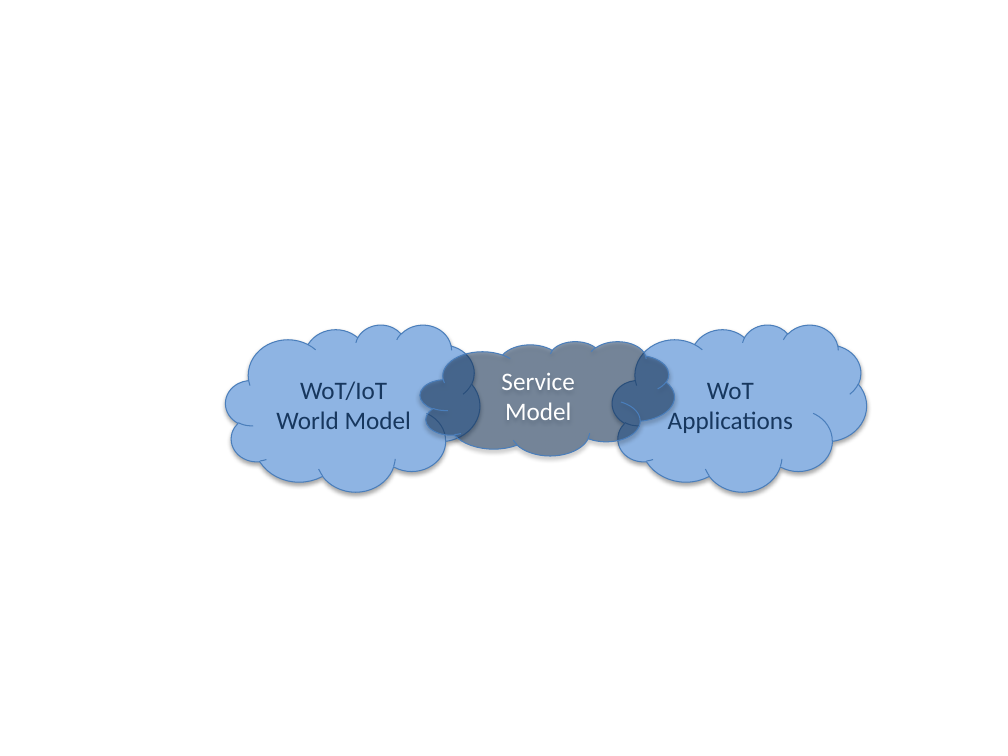
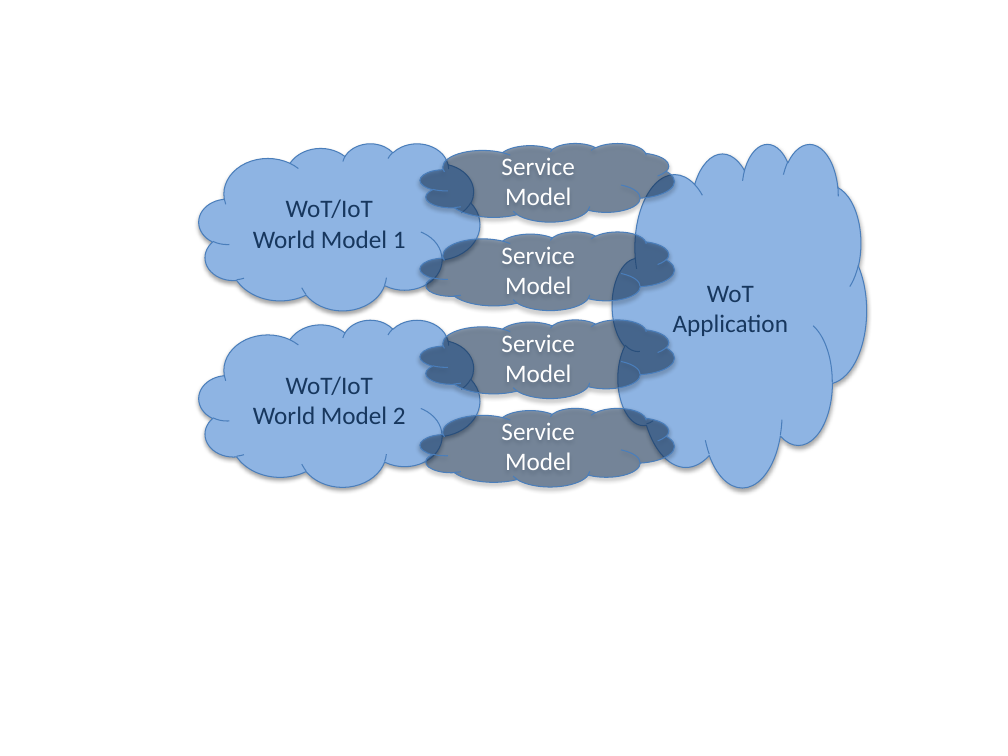
Before and after one commit to dret/lectures, a slide deck: slide 1 of kesw2015/img/wot-service-model.pptx. Drawn at 1008x756 pixels with LibreOffice and Linux fonts; fonts in the diff are those of the drawing. Boxes give left, top, right and bottom in pixels: in the first picture for what was removed or moved away, otherwise in the second. Text is boxed around its words. In the diff, an @@ line names an element or a change of style, - is before the commit and + after.

```diff
--- a/kesw2015/img/wot-service-model.pptx
+++ b/kesw2015/img/wot-service-model.pptx
@@ cloud "WoT/IoT": place and size @@
-cloud "WoT/IoT" at [226,325,480,492]
+cloud "WoT/IoT" at [199,143,480,310]
@@ cloud "Service": place and size @@
-cloud "Service" at [420,342,674,456]
+cloud "Service" at [420,143,674,222]
@@ cloud "WoT": place and size @@
-cloud "WoT" at [612,325,866,492]
+cloud "WoT" at [612,143,866,487]
@@ text in cloud at [253,230,406,248]: text changed @@
-World Model
+World Model 1
@@ cloud added at [420,232,674,310], fill #17375E at 50% opacity, outline #4B7EBC 0.75 pt, 18 pt, text #FFFFFF @@
+Service
+Model
@@ cloud added at [199,320,480,487], fill #8EB4E3, outline #4B7EBC 0.75 pt, 18 pt, text #17375E @@
+WoT/IoT
+World Model 2
@@ cloud added at [420,320,674,398], fill #17375E at 50% opacity, outline #4B7EBC 0.75 pt, 18 pt, text #FFFFFF @@
+Service
+Model
@@ text in cloud at [673,314,788,336]: text changed @@
-Applications
+Application
@@ cloud added at [420,408,674,487], fill #17375E at 50% opacity, outline #4B7EBC 0.75 pt, 18 pt, text #FFFFFF @@
+Service
+Model
```
Also in this commit, not shown: 1 other file.
